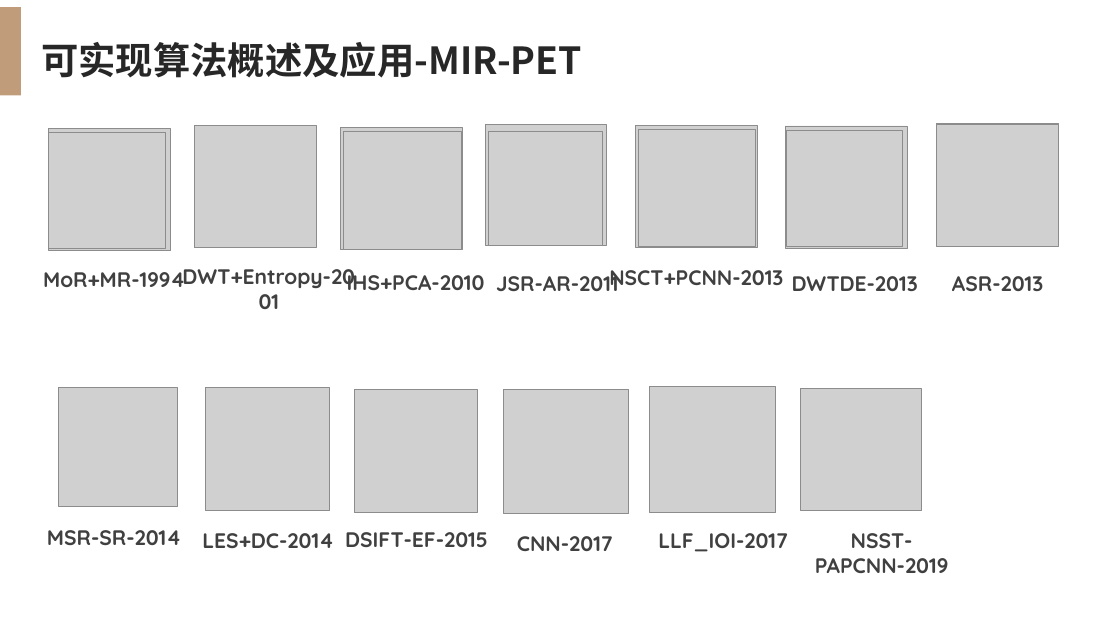
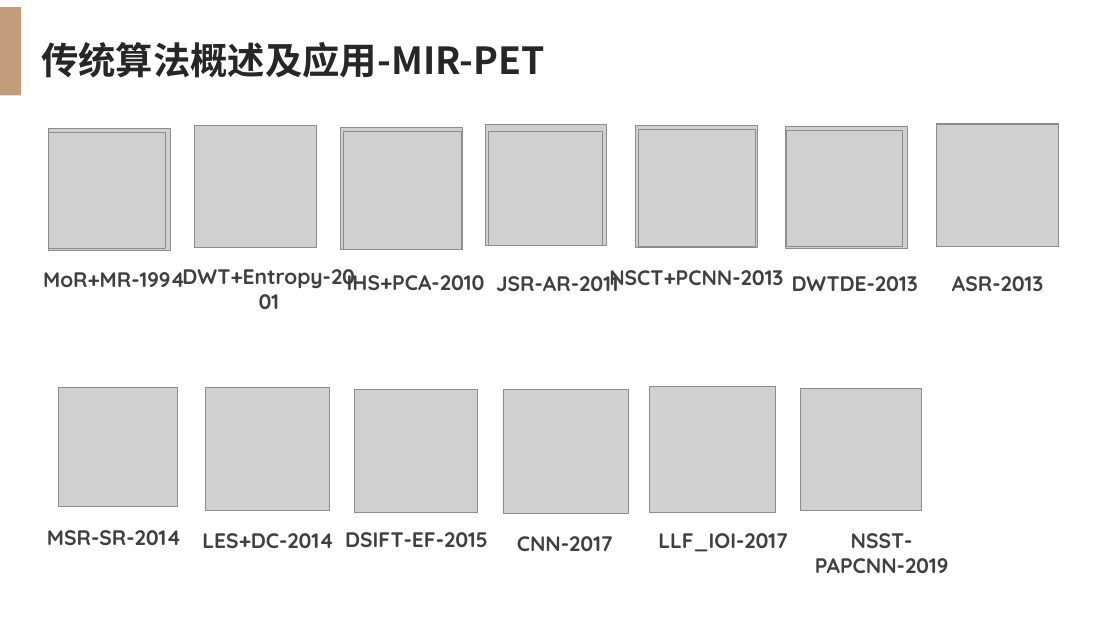
Before and after one commit to xuzywnmc/02-research, a slide deck: slide 8 of 10 汇报情况PPT/00 方向性汇报.pptx. Drawn at 1120x630 pixels with LibreOffice and Linux fonts; fonts in the diff are those of the drawing; grey boxes stand for pictures. Boxes give left, top, right and bottom in pixels: in the first picture for what was removed or moved away, otherwise in the second. Text is boxed around its words. In the diff, an @@ line names an element or a change of style, - is before the commit and + after.

```diff
--- a/10 汇报情况PPT/00 方向性汇报.pptx
+++ b/10 汇报情况PPT/00 方向性汇报.pptx
@@ text at bbox=[41, 42, 545, 78]: text changed @@
-可实现算法概述及应用-MIR-PET
+传统算法概述及应用-MIR-PET
```
Also in this commit, not shown: 3 other slides changed, 3 slides removed, 6 other files.
